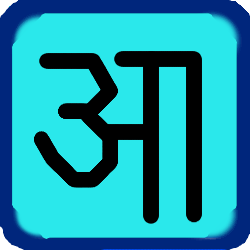
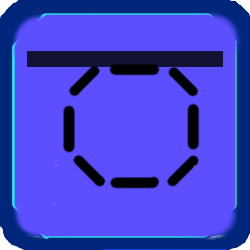
Two versions of the same layered image (250x250). Layer-by-layer changes:
hid "Aa" over (34, 51, 202, 224)
added layer "Diacritic Circle" above "Border" over (62, 63, 200, 189)
showed "The Line" over (12, 51, 224, 67)
added layer "Diacritic Color" above "SingleColor" over (9, 6, 242, 241)
hid "SingleColor" over (9, 6, 241, 238)
hid "DigitalLayer" over (9, 6, 241, 238)
